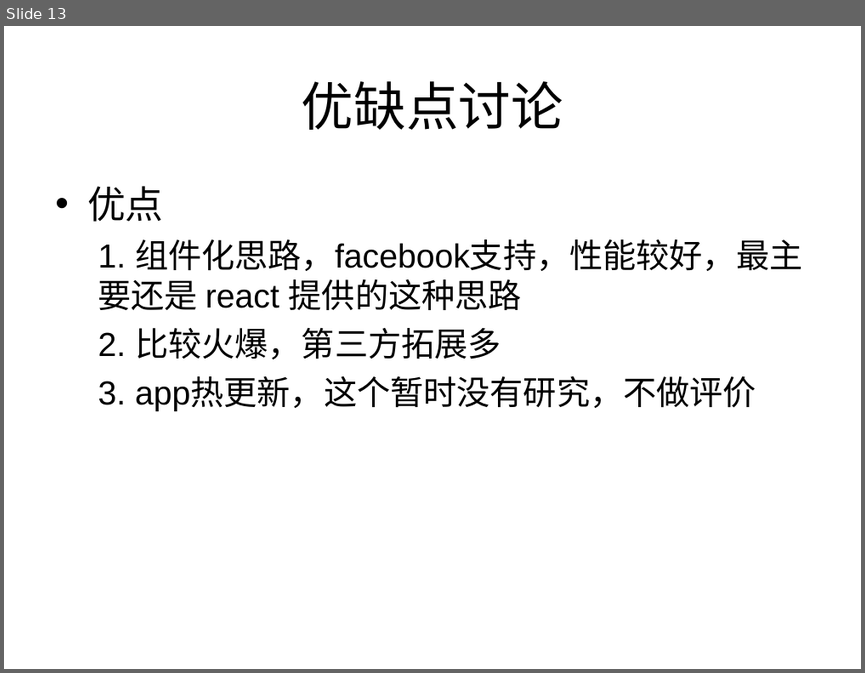
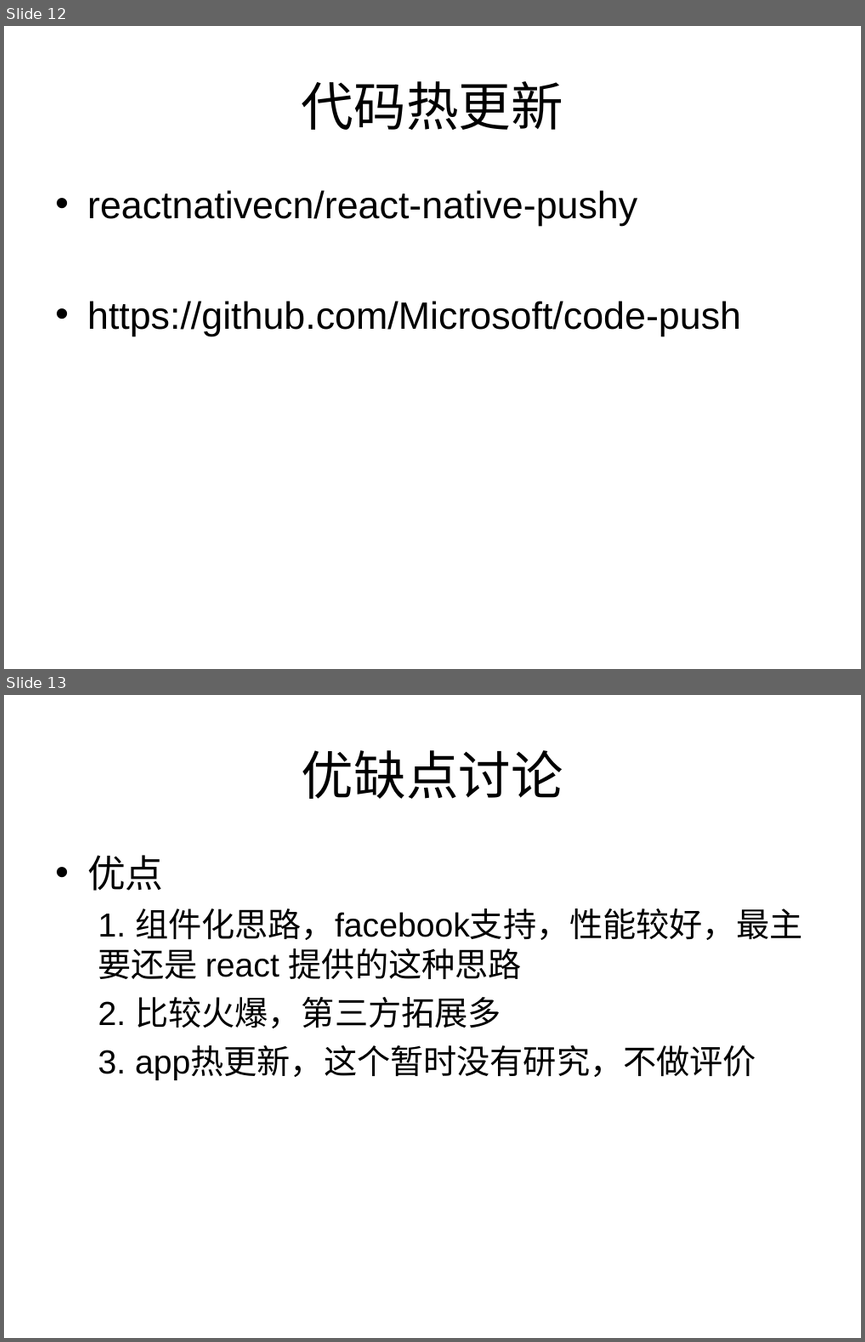
Before and after one commit to ilovezy/rnDemo, a slide deck: React-native 介绍.ppt. Shown one above the other, each under a label of ours: slide 13 before the commit, slides 12 and 13 after it. The pictures are 865x673 and 865x1342 pixels, drawn with LibreOffice and Linux fonts; fonts in the diff are those of the drawing. Boxes give left, top, right and bottom in pixels: in the first picture for what was removed or moved away, otherwise in the second. Text is boxed around its words. In the diff, an @@ line names an element or a change of style, - is before the commit and + after.

Commit message:
up

```diff
--- a/React-native 介绍.ppt
+++ b/React-native 介绍.ppt
@@ slide 12 added at (x1=4, y1=26, x2=861, y2=669), background #FFFFFF @@
@@ title added at (x1=302, y1=81, x2=563, y2=130), 44 pt, text #000000 @@
+代码热更新
@@ text added at (x1=87, y1=190, x2=741, y2=336), 32 pt, text #000000 @@
+• reactnativecn/react-native-pushy
+• https://github.com/Microsoft/code-push
```
Also in this commit, not shown: 1 slide removed.
